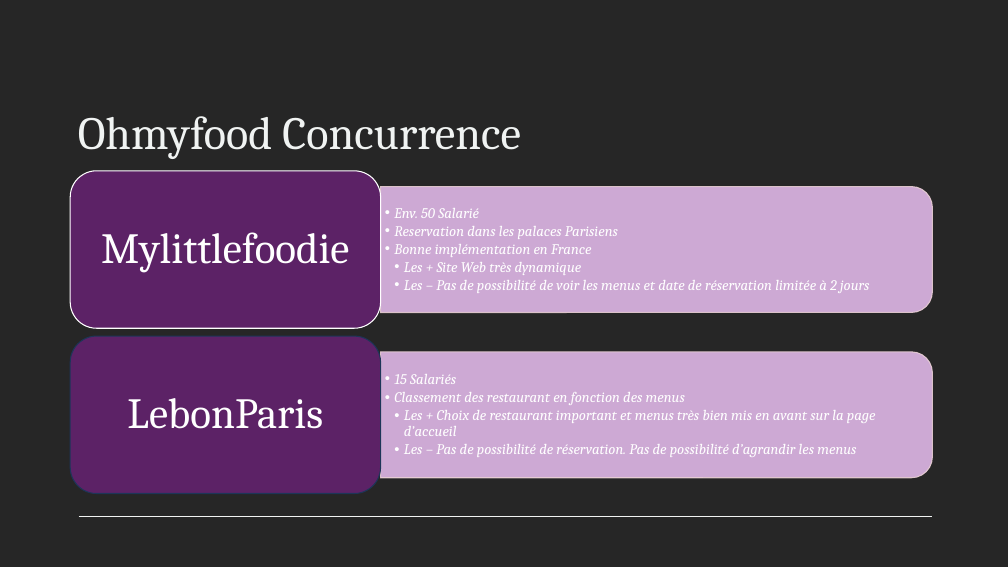
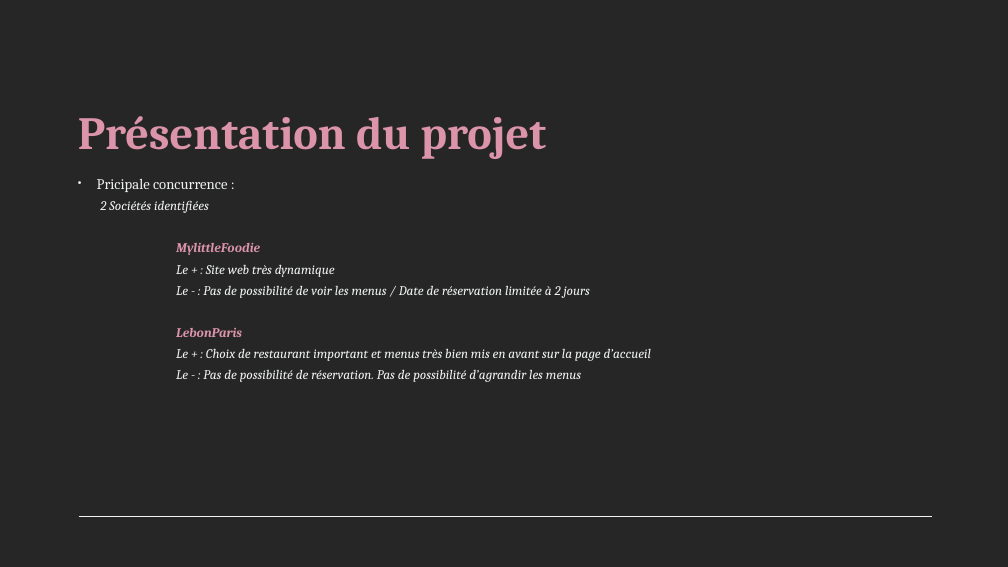
Before and after one commit to AlainBurwicz/Projet3ohmyfood, a slide deck: slide 4 of ohmyfood.pptx (slide 5 before the commit). Drawn at 1008x567 pixels with LibreOffice and Linux fonts; fonts in the diff are those of the drawing. Boxes give left, top, right and bottom in pixels: in the first picture for what was removed or moved away, otherwise in the second. Text is boxed around its words. In the diff, an @@ line names an element or a change of style, - is before the commit and + after.

```diff
--- a/ohmyfood.pptx
+++ b/ohmyfood.pptx
@@ title at (x1=78, y1=116, x2=547, y2=159): text changed; text colour #F0F3F2 to #DB94AA; bold on @@
-Ohmyfood Concurrence
+Présentation du projet
@@ text added at (x1=97, y1=179, x2=651, y2=382), 12.6 pt, text #F0F3F2, italic @@
+• Pricipale concurrence :
+  2 Sociétés identifiées
+  MylittleFoodie
+  Le + : Site web très dynamique
+  Le - : Pas de possibilité de voir les menus / Date de réservation limitée à 2 jours
+  LebonParis
+  Le + : Choix de restaurant important et menus très bien mis en avant sur la page d’accueil
+  Le - : Pas de possibilité de réservation. Pas de possibilité d’agrandir les menus
@@ group removed at (x1=70, y1=171, x2=933, y2=494): 4 texts, 2 round same rects, 2 rounded rectangles @@
-  • Env. 50 Salarié
-  • Reservation dans les palaces Parisiens
-  • Bonne implémentation en France
-    • Les + Site Web très dynamique
-    • Les – Pas de possibilité de voir les menus et date de réservation limitée à 2 jours
-Mylittlefoodie
-  • 15 Salariés
-  • Classement des restaurant en fonction des menus
-    • Les + Choix de restaurant important et menus très bien mis en avant sur la page d’accueil
-    • Les – Pas de possibilité de réservation. Pas de possibilité d’agrandir les menus
-LebonParis
```
Also in this commit, not shown: 5 other slides changed, 4 slides added, 7 slides removed, 5 other files.
